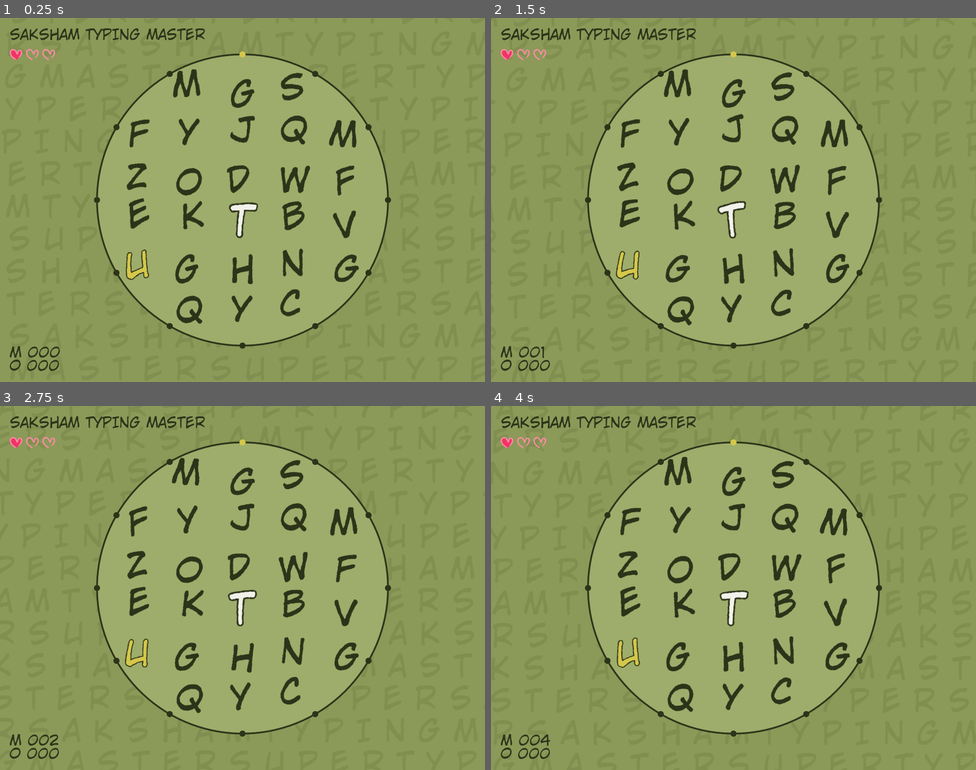
Above: before the commit, frames 1-4 (two rows, left to right).
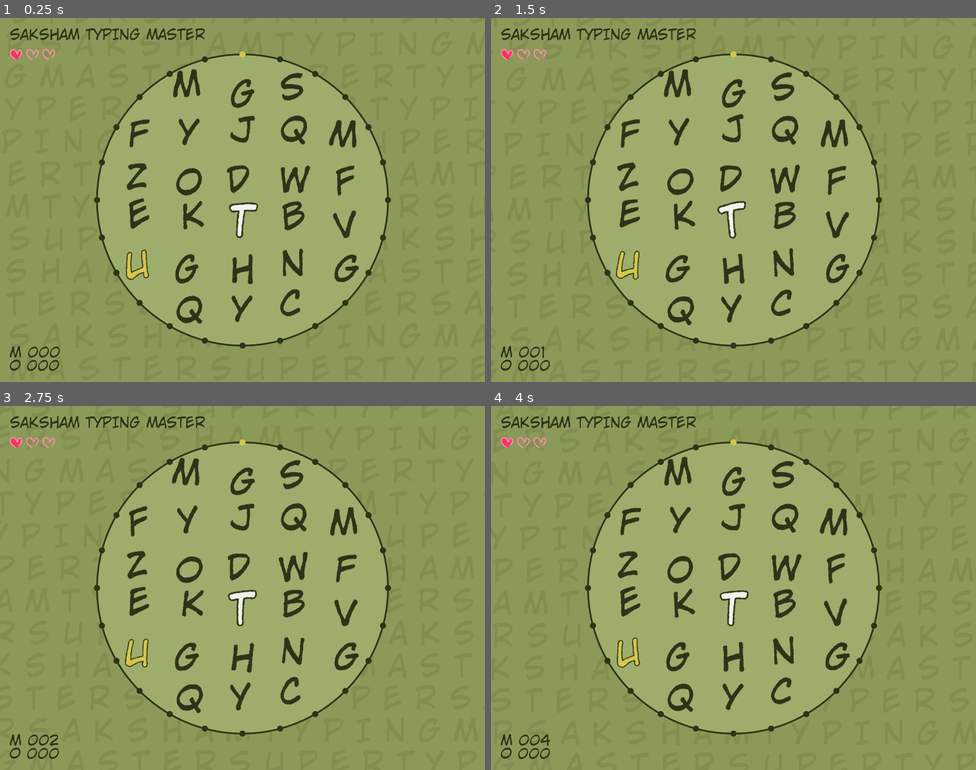
Above: after the commit, the same moments.

Repository: skdigilit/Saksham-Type-Master
Game: Godot game, scene res://game_main.tscn
The game is run twice, just before and just after one commit, with the same random seed, the same clock (stepped at 60 frames per second) and the same inputs. The project has no main scene, so this scene is started directly.
Inputs:
- Up to frame 1 (0.25 s): no input
- Up to frame 2 (1.5 s): tap Enter at 0.5 s; tap Z at 0.6, 1.35 s; hold A from 1.28 s (still down)
- Up to frame 3 (2.75 s): release A at 2.03 s; tap Z at 2.1 s
- Up to frame 4 (4 s): tap Z at 2.85, 3.6 s; hold A from 3.53 s (still down)

The runs differ from the first frame. In frame 1, 0.2% of the frame differs, in the area x 20-80%, y 10-90%; in frame 2, 0.2%; in frame 3, 0.2%; in frame 4, 0.2%.

Commit message:
Add window resize support and improve life loss feedback

Diff:
--- a/background/background_letters.gd
+++ b/background/background_letters.gd
@@ -44,8 +44,19 @@
 
 func _ready() -> void:
 	set_anchors_and_offsets_preset(Control.PRESET_FULL_RECT)
+	_rebuild_background(get_viewport_rect().size)
 
-	var viewport_size: Vector2 = get_viewport_rect().size
+
+func refresh_layout(viewport_size: Vector2) -> void:
+	_rebuild_background(viewport_size)
+
+
+func _rebuild_background(viewport_size: Vector2) -> void:
+	if _bg_label:
+		remove_child(_bg_label)
+		_bg_label.free()
+		_bg_label = null
+
 	var cols: int = int(viewport_size.x / LETTER_SPACING_X) + OVERFLOW_CELLS * 2 + 2
 	var rows: int = int(viewport_size.y / LETTER_SPACING_Y) + OVERFLOW_CELLS * 2 + 2
 	var total_chars: int = cols * rows
--- a/circle/game_circle.gd
+++ b/circle/game_circle.gd
@@ -61,3 +61,8 @@
 	var angle: float = -PI / 2.0 + (float(index) / float(GameTheme.CIRCLE_DOT_COUNT)) * TAU
 	var local_pos: Vector2 = Vector2(cos(angle), sin(angle)) * GameTheme.CIRCLE_RADIUS
 	return position + local_pos
+
+
+func refresh_layout() -> void:
+	position = GameTheme.CIRCLE_CENTER
+	queue_redraw()
--- a/enemies/enemy_spawner.gd
+++ b/enemies/enemy_spawner.gd
@@ -149,3 +149,9 @@
 
 	if _spawn_timer:
 		_spawn_timer.wait_time = spawn_interval
+
+
+func refresh_layout() -> void:
+	circle_center = GameTheme.CIRCLE_CENTER
+	circle_radius = GameTheme.CIRCLE_RADIUS
+	_clear_all_enemies()
--- a/game_main.gd
+++ b/game_main.gd
@@ -1,6 +1,12 @@
 extends ColorRect
 ## Root node for the game. Sets up the background color and
 ## assembles all child systems programmatically.
+
+var _background_letters: BackgroundLetters = null
+var _game_circle: GameCircle = null
+var _letter_grid: LetterGrid = null
+var _enemies: EnemySpawner = null
+var _hud: GameHUD = null
 
 
 func _ready() -> void:
@@ -14,29 +20,29 @@
 	## Create all game systems as child nodes in the correct draw order
 
 	## 1. Background letters (faded grid behind everything)
-	var bg_letters := BackgroundLetters.new()
-	bg_letters.name = "BackgroundLetters"
-	add_child(bg_letters)
+	_background_letters = BackgroundLetters.new()
+	_background_letters.name = "BackgroundLetters"
+	add_child(_background_letters)
 
 	## 2. Game circle (wobbly boundary with perimeter dots)
-	var game_circle := GameCircle.new()
-	game_circle.name = "GameCircle"
-	add_child(game_circle)
+	_game_circle = GameCircle.new()
+	_game_circle.name = "GameCircle"
+	add_child(_game_circle)
 
 	## 3. Letter grid (diamond layout of interactive letters)
-	var letter_grid := LetterGrid.new()
-	letter_grid.name = "LetterGrid"
-	add_child(letter_grid)
+	_letter_grid = LetterGrid.new()
+	_letter_grid.name = "LetterGrid"
+	add_child(_letter_grid)
 
 	## 4. Enemy spawner (manages chord enemies)
-	var enemies := EnemySpawner.new()
-	enemies.name = "Enemies"
-	add_child(enemies)
+	_enemies = EnemySpawner.new()
+	_enemies.name = "Enemies"
+	add_child(_enemies)
 
 	## 5. HUD (score, collected count, difficulty)
-	var hud := GameHUD.new()
-	hud.name = "HUD"
-	add_child(hud)
+	_hud = GameHUD.new()
+	_hud.name = "HUD"
+	add_child(_hud)
 
 	## 6. Collectible manager (spawns/tracks yellow letters)
 	var collectible_mgr := CollectibleManager.new()
@@ -52,3 +58,21 @@
 	var game_mgr := GameManager.new()
 	game_mgr.name = "GameManager"
 	add_child(game_mgr)
+
+	get_viewport().size_changed.connect(_on_viewport_size_changed)
+
+
+func _on_viewport_size_changed() -> void:
+	var viewport_size: Vector2 = get_viewport().get_visible_rect().size
+	GameTheme.initialize_screen_layout(viewport_size)
+
+	if _background_letters:
+		_background_letters.refresh_layout(viewport_size)
+	if _game_circle:
+		_game_circle.refresh_layout()
+	if _letter_grid:
+		_letter_grid.refresh_layout()
+	if _enemies:
+		_enemies.refresh_layout()
+	if _hud:
+		_hud.refresh_layout(viewport_size)
--- a/grid/letter_cell.gd
+++ b/grid/letter_cell.gd
@@ -18,6 +18,7 @@
 ## Position within the diamond grid
 var grid_row: int = 0
 var grid_col: int = 0
+var stagger_ratio: Vector2 = Vector2.ZERO
 
 ## Current visual state
 var cell_state: CellState = CellState.NORMAL
@@ -60,6 +61,7 @@
 var _settings_empty: LabelSettings = null
 var _settings_dead: LabelSettings = null
 var _settings_scorched: LabelSettings = null
+var _hit_flash_tween: Tween = null
 
 
 ## Initializes the cell with its letter, grid position, and builds child nodes.
@@ -191,6 +193,8 @@
 	if _letter_label == null:
 		return
 
+	_letter_label.self_modulate = Color.WHITE
+
 	match cell_state:
 		CellState.NORMAL:
 			_letter_label.label_settings = _settings_scorched if is_scorched else _settings_normal
@@ -216,6 +220,43 @@
 			_letter_label.label_settings = _settings_dead
 			_letter_label.scale = Vector2(HIGHLIGHT_SCALE, HIGHLIGHT_SCALE)
 			_life_icon.visible = false
+
+
+func play_damage_flash() -> void:
+	if _letter_label == null:
+		return
+	if _hit_flash_tween:
+		_hit_flash_tween.kill()
+
+	_letter_label.self_modulate = GameTheme.COLOR_ENEMY
+	_hit_flash_tween = create_tween()
+	_hit_flash_tween.tween_property(_letter_label, "self_modulate", Color.WHITE, 0.12)\
+		.set_trans(Tween.TRANS_SINE).set_ease(Tween.EASE_IN_OUT)
+	_hit_flash_tween.tween_property(_letter_label, "self_modulate", GameTheme.COLOR_ENEMY, 0.12)\
+		.set_trans(Tween.TRANS_SINE).set_ease(Tween.EASE_IN_OUT)
+	_hit_flash_tween.tween_property(_letter_label, "self_modulate", Color.WHITE, 0.12)\
+		.set_trans(Tween.TRANS_SINE).set_ease(Tween.EASE_IN_OUT)
+	_hit_flash_tween.tween_property(_letter_label, "self_modulate", GameTheme.COLOR_ENEMY, 0.12)\
+		.set_trans(Tween.TRANS_SINE).set_ease(Tween.EASE_IN_OUT)
+	_hit_flash_tween.tween_property(_letter_label, "self_modulate", Color.WHITE, 0.12)\
+		.set_trans(Tween.TRANS_SINE).set_ease(Tween.EASE_IN_OUT)
+
+
+func refresh_layout() -> void:
+	custom_minimum_size = GameTheme.GRID_CELL_SIZE
+	size = GameTheme.GRID_CELL_SIZE
+	_create_label_settings()
+
+	if _letter_label:
+		_letter_label.size = GameTheme.GRID_CELL_SIZE
+		_letter_label.pivot_offset = GameTheme.GRID_CELL_SIZE * 0.5
+	if _life_icon:
+		_life_icon.position = Vector2(
+			GameTheme.GRID_CELL_SIZE.x - LIFE_ICON_SIZE.x - LIFE_ICON_MARGIN.x,
+			LIFE_ICON_MARGIN.y
+		)
+
+	_apply_visual_state()
 
 
 ## Draws debug overlays when DEBUG_COLLISION is enabled.
--- a/grid/letter_grid.gd
+++ b/grid/letter_grid.gd
@@ -49,9 +49,13 @@
 			)
 
 			## Apply a random stagger within a fraction of the cell size
+			cell.stagger_ratio = Vector2(
+				randf_range(-STAGGER_FRACTION_X, STAGGER_FRACTION_X),
+				randf_range(-STAGGER_FRACTION_Y, STAGGER_FRACTION_Y)
+			)
 			var stagger: Vector2 = Vector2(
-				randf_range(-GameTheme.GRID_CELL_SIZE.x * STAGGER_FRACTION_X, GameTheme.GRID_CELL_SIZE.x * STAGGER_FRACTION_X),
-				randf_range(-GameTheme.GRID_CELL_SIZE.y * STAGGER_FRACTION_Y, GameTheme.GRID_CELL_SIZE.y * STAGGER_FRACTION_Y)
+				GameTheme.GRID_CELL_SIZE.x * cell.stagger_ratio.x,
+				GameTheme.GRID_CELL_SIZE.y * cell.stagger_ratio.y
 			)
 
 			cell.position = pos - GameTheme.GRID_CELL_SIZE * 0.5 + stagger
@@ -183,3 +187,21 @@
 		var cell: LetterCell = get_cell(pos.x, pos.y)
 		if cell:
 			cell.set_letter(new_letters[i])
+
+
+func refresh_layout() -> void:
+	GridHelpers.compute_layout()
+	for pos in GridHelpers.all_positions():
+		var cell: LetterCell = get_cell(pos.x, pos.y)
+		if cell == null:
+			continue
+
+		cell.refresh_layout()
+		var cell_center: Vector2 = GridHelpers.cell_position(
+			pos.x, pos.y, GameTheme.CIRCLE_CENTER, GameTheme.GRID_CELL_SIZE
+		)
+		var stagger: Vector2 = Vector2(
+			GameTheme.GRID_CELL_SIZE.x * cell.stagger_ratio.x,
+			GameTheme.GRID_CELL_SIZE.y * cell.stagger_ratio.y
+		)
+		cell.position = cell_center - GameTheme.GRID_CELL_SIZE * 0.5 + stagger
--- a/hud/game_hud.gd
+++ b/hud/game_hud.gd
@@ -41,25 +41,22 @@
 const HEART_SLOT_SPACING: float = 12.0
 const HEART_FLY_SIZE: Vector2 = Vector2(26.0, 26.0)
 const HEART_FLY_DURATION: float = 0.8
-const LIFE_LOSS_POPUP_RISE: float = 34.0
-const LIFE_LOSS_POPUP_DURATION: float = 0.7
+const LIFE_LOSS_POPUP_RISE: float = 54.0
+const LIFE_LOSS_POPUP_DURATION: float = 1.25
 
 
 func _ready() -> void:
 	_heart_full_texture = load("res://sprites/heart_full.png") as Texture2D
 	_heart_outline_texture = load("res://sprites/heart_outline.png") as Texture2D
 	_create_hud_elements()
+	refresh_layout(get_viewport().get_visible_rect().size)
 
 
 ## Builds all HUD label nodes and positions them.
 func _create_hud_elements() -> void:
-	var viewport_size: Vector2 = get_viewport().get_visible_rect().size
-
 	## Title label (top-left)
 	_title_label = _create_hud_label()
 	_title_label.text = "SAKSHAM TYPING MASTER"
-	_title_label.size = Vector2(600, 60)
-	_title_label.position = Vector2(MARGIN, MARGIN)
 	_title_label.horizontal_alignment = HORIZONTAL_ALIGNMENT_LEFT
 	add_child(_title_label)
 
@@ -68,25 +65,18 @@
 	## Score label (bottom-left, first line)
 	_score_label = _create_hud_label()
 	_score_label.text = "M 000"
-	_score_label.position = Vector2(MARGIN, viewport_size.y - MARGIN - LINE_SPACING * 2)
 	_score_label.horizontal_alignment = HORIZONTAL_ALIGNMENT_LEFT
 	add_child(_score_label)
 
 	## Collected label (bottom-left, second line)
 	_collected_label = _create_hud_label()
 	_collected_label.text = "O 000"
-	_collected_label.position = Vector2(MARGIN, viewport_size.y - MARGIN - LINE_SPACING)
 	_collected_label.horizontal_alignment = HORIZONTAL_ALIGNMENT_LEFT
 	add_child(_collected_label)
 
 	## Game over label (centered, hidden initially)
 	_game_over_label = _create_hud_label()
 	_game_over_label.text = "GAME OVER"
-	_game_over_label.size = Vector2(400, 60)
-	_game_over_label.position = Vector2(
-		(viewport_size.x - 400) * 0.5,
-		viewport_size.y * 0.5 - LINE_SPACING
-	)
 	_game_over_label.horizontal_alignment = HORIZONTAL_ALIGNMENT_CENTER
 	_game_over_label.label_settings = GameTheme.create_label_settings(
 		GameTheme.COLOR_ENEMY,
@@ -99,7 +89,7 @@
 	add_child(_game_over_label)
 
 	## Restart button (below the game over label, hidden initially)
-	_restart_button = _create_restart_button(viewport_size)
+	_restart_button = _create_restart_button()
 	_restart_button.visible = false
 	add_child(_restart_button)
 
@@ -122,7 +112,7 @@
 
 
 ## Builds the styled restart button centered in the lower half of the screen.
-func _create_restart_button(viewport_size: Vector2) -> Button:
+func _create_restart_button() -> Button:
 	var btn := Button.new()
 	btn.text = "NEW GAME"
 
@@ -146,11 +136,6 @@
 	var btn_width: float = 300.0
 	var btn_height: float = 60.0
 	btn.size = Vector2(btn_width, btn_height)
-	## Center horizontally, place just below vertical center
-	btn.position = Vector2(
-		(viewport_size.x - btn_width) * 0.5,
-		viewport_size.y * 0.5 + LINE_SPACING + BUTTON_GAP
-	)
 	btn.alignment = HORIZONTAL_ALIGNMENT_CENTER
 
 	btn.pressed.connect(func() -> void: restart_requested.emit())
@@ -217,21 +202,19 @@
 	)
 
 
-func animate_life_loss(lost_life_index: int) -> void:
-	if lost_life_index < 0 or lost_life_index >= _heart_slots.size():
-		return
-
+func animate_life_loss(from_position: Vector2) -> void:
 	var popup := _create_hud_label()
 	popup.text = "-1"
 	popup.label_settings = GameTheme.create_label_settings(
 		GameTheme.COLOR_ENEMY,
-		36,
+		72,
 		GameTheme.COLOR_CIRCLE_OUTLINE,
-		3
-	)
-	popup.size = Vector2(80, 44)
+		5
+	)
+	popup.size = Vector2(140, 90)
 	popup.horizontal_alignment = HORIZONTAL_ALIGNMENT_CENTER
-	popup.position = get_heart_slot_center(lost_life_index) + Vector2(-popup.size.x * 0.5, -18.0)
+	popup.position = from_position + Vector2(-popup.size.x * 0.5, -48.0)
+	popup.scale = Vector2(0.55, 0.55)
 	add_child(popup)
 
 	var tween: Tween = create_tween()
@@ -240,6 +223,12 @@
 		.set_trans(Tween.TRANS_SINE).set_ease(Tween.EASE_OUT)
 	tween.tween_property(popup, "modulate:a", 0.0, LIFE_LOSS_POPUP_DURATION)\
 		.set_trans(Tween.TRANS_SINE).set_ease(Tween.EASE_IN)
+	tween.chain().tween_property(popup, "scale", Vector2(1.55, 1.55), 0.28)\
+		.set_trans(Tween.TRANS_BACK).set_ease(Tween.EASE_OUT)
+	tween.chain().tween_property(popup, "scale", Vector2(0.92, 0.92), 0.24)\
+		.set_trans(Tween.TRANS_SINE).set_ease(Tween.EASE_IN_OUT)
+	tween.chain().tween_property(popup, "scale", Vector2(1.2, 1.2), 0.26)\
+		.set_trans(Tween.TRANS_BACK).set_ease(Tween.EASE_OUT)
 	tween.finished.connect(func() -> void:
 		popup.queue_free()
 	)
@@ -249,6 +238,57 @@
 	if index < 0 or index >= _heart_slots.size():
 		return Vector2.ZERO
 	return _heart_slots[index].position + _heart_slots[index].size * 0.5
+
+
+func refresh_layout(viewport_size: Vector2) -> void:
+	var hud_font_size: int = clampi(int(minf(GameTheme.FONT_SIZE_HUD, viewport_size.x * 0.045)), 28, GameTheme.FONT_SIZE_HUD)
+
+	if _title_label:
+		_title_label.label_settings = GameTheme.create_label_settings(
+			GameTheme.COLOR_HUD,
+			hud_font_size,
+			GameTheme.COLOR_LETTER_OUTLINE,
+			3
+		)
+		_title_label.size = Vector2(maxf(240.0, viewport_size.x - MARGIN * 2.0), 60.0)
+		_title_label.position = Vector2(MARGIN, MARGIN)
+
+	for i in range(_heart_slots.size()):
+		_heart_slots[i].position = Vector2(
+			MARGIN + i * (HEART_SLOT_SIZE.x + HEART_SLOT_SPACING),
+			MARGIN + HEART_TOP_GAP
+		)
+
+	if _score_label:
+		_score_label.label_settings = GameTheme.create_label_settings(
+			GameTheme.COLOR_HUD,
+			hud_font_size,
+			GameTheme.COLOR_LETTER_OUTLINE,
+			3
+		)
+		_score_label.position = Vector2(MARGIN, viewport_size.y - MARGIN - LINE_SPACING * 2)
+
+	if _collected_label:
+		_collected_label.label_settings = GameTheme.create_label_settings(
+			GameTheme.COLOR_HUD,
+			hud_font_size,
+			GameTheme.COLOR_LETTER_OUTLINE,
+			3
+		)
+		_collected_label.position = Vector2(MARGIN, viewport_size.y - MARGIN - LINE_SPACING)
+
+	if _game_over_label:
+		_game_over_label.size = Vector2(minf(400.0, viewport_size.x - MARGIN * 2.0), 60.0)
+		_game_over_label.position = Vector2(
+			(viewport_size.x - _game_over_label.size.x) * 0.5,
+			viewport_size.y * 0.5 - LINE_SPACING
+		)
+
+	if _restart_button:
+		_restart_button.position = Vector2(
+			(viewport_size.x - _restart_button.size.x) * 0.5,
+			viewport_size.y * 0.5 + LINE_SPACING + BUTTON_GAP
+		)
 
 
 ## Shows the game over label and the restart button.
--- a/managers/game_manager.gd
+++ b/managers/game_manager.gd
@@ -165,12 +165,20 @@
 
 ## Called when the player is hit by an enemy.
 func _on_player_hit() -> void:
-	var lost_life_index: int = current_lives - 1
+	var life_loss_position: Vector2 = Vector2.ZERO
+	if grid and player:
+		var player_cell: LetterCell = grid.get_cell(player.current_row, player.current_col)
+		if player_cell:
+			life_loss_position = player_cell.global_position + GameTheme.GRID_CELL_SIZE * 0.5
+			player_cell.play_damage_flash()
+		else:
+			life_loss_position = player.get_current_pixel_position()
+
 	current_lives -= 1
 	_hit_invulnerability_timer = HIT_INVULNERABILITY_DURATION
 	if hud:
 		hud.update_lives(current_lives)
-		hud.animate_life_loss(lost_life_index)
+		hud.animate_life_loss(life_loss_position)
 
 	if current_lives <= 0:
 		_on_game_over()
--- a/theme/game_theme.gd
+++ b/theme/game_theme.gd
@@ -152,7 +152,7 @@
 
 ## How many small dots appear around the edge of the circle.
 ## Each dot represents one gold letter you need to collect to finish the round.
-const CIRCLE_DOT_COUNT: int = 12
+const CIRCLE_DOT_COUNT: int = 24
 
 ## How big each small dot around the circle edge is (in pixels radius).
 ## Bigger = easier to see your progress; smaller = more subtle.
